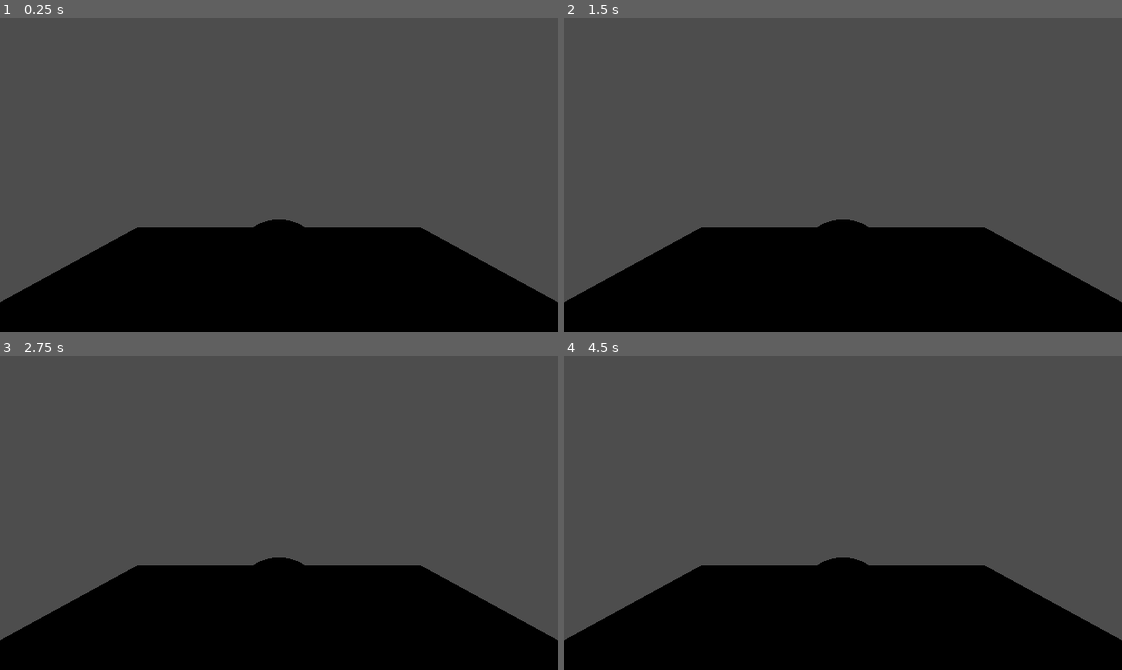
Above: before the commit, frames 1-4 (two rows, left to right).
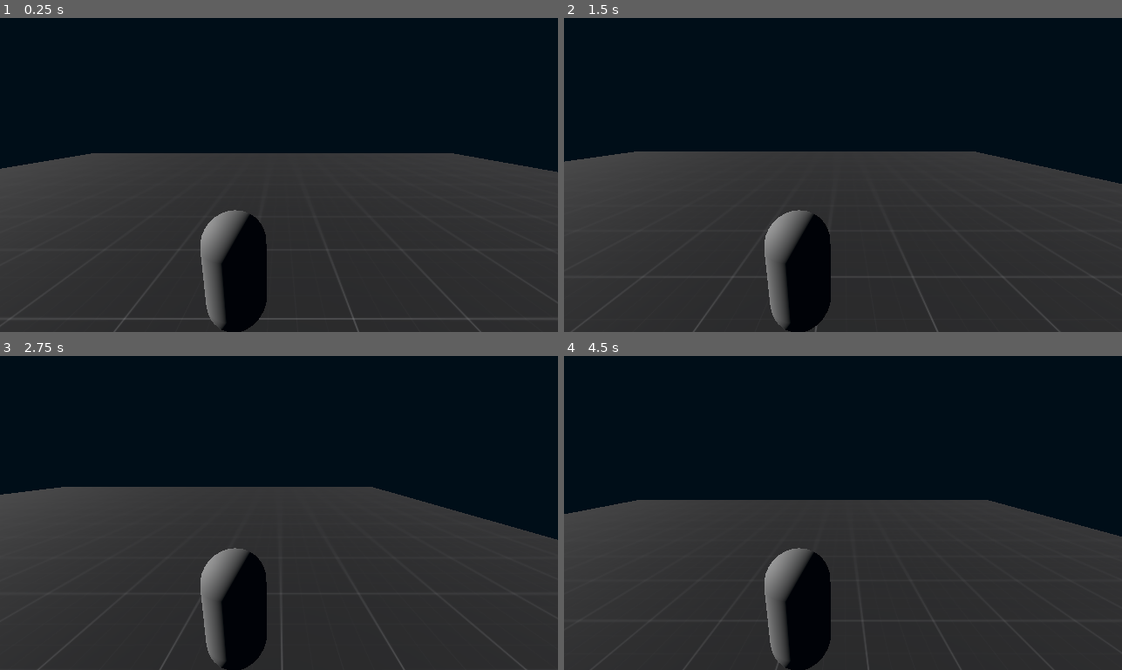
Above: after the commit, the same moments.

Repository: Space2Code/godot-metroidvania-project
Game: Godot game, scene res://maps/demos/test_area.tscn
The game is run twice, just before and just after one commit, with the same random seed, the same clock (stepped at 60 frames per second) and the same inputs.
Inputs (mouse positions are in pixels of both pictures, inside the frame that each line leads up to):
- Up to frame 1 (0.25 s): no input
- Up to frame 2 (1.5 s): tap Enter (ui_accept) at 0.5, 0.6, 0.77, 1.07, 1.35 s; move the mouse to (965, 159) at 0.52 s; hold D (Right, bound only after the commit) 0.53-1.28 s; move the mouse to (731, 190) at 1.27 s; hold S (Backwards, bound only after the commit) from 1.28 s (still down)
- Up to frame 3 (2.75 s): tap Enter (ui_accept) at 1.52, 1.82, 2.1 s; move the mouse to (334, 443) at 2.02 s; release S (Backwards, bound only after the commit) at 2.03 s; hold D (Right, bound only after the commit) from 2.03 s (still down)
- Up to frame 4 (4.5 s): move the mouse to (815, 575) at 2.77 s; release D (Right, bound only after the commit) at 2.78 s; hold W (Forwards, bound only after the commit) 2.78-3.53 s; tap Enter (ui_accept) at 2.85, 3.02, 3.32, 3.6, 3.77, 4.07, 4.35 s; move the mouse to (1010, 560) at 3.52 s; hold A (Left, bound only after the commit) from 3.53 s (still down); move the mouse to (675, 465) at 4.27 s

The runs differ from the first frame. In frame 1, 83% of the frame differs, in the area x 0-100%, y 0-100%; in frame 2, 83%; in frame 3, 84%; in frame 4, 86%.

Commit message:
New shit

Diff:
--- a/maps/demos/test_area.tscn
+++ b/maps/demos/test_area.tscn
@@ -1,18 +1,22 @@
-[gd_scene load_steps=6 format=3 uid="uid://dybobipnmvkvo"]
+[gd_scene load_steps=7 format=3 uid="uid://dybobipnmvkvo"]
 
 [ext_resource type="Texture2D" uid="uid://bbgc1071sv2vl" path="res://textures/dev/Dark/texture_01.png" id="1_u0leu"]
 [ext_resource type="PackedScene" uid="uid://cw1u8hgwv37ki" path="res://player.tscn" id="2_uaayw"]
 
 [sub_resource type="StandardMaterial3D" id="StandardMaterial3D_amqrc"]
 albedo_texture = ExtResource("1_u0leu")
-uv1_scale = Vector3(5, 5, 5)
+uv1_scale = Vector3(10, 10, 10)
 
 [sub_resource type="PlaneMesh" id="PlaneMesh_be18f"]
 material = SubResource("StandardMaterial3D_amqrc")
-size = Vector2(10, 10)
+size = Vector2(40, 40)
 
-[sub_resource type="ConcavePolygonShape3D" id="ConcavePolygonShape3D_baoae"]
-data = PackedVector3Array(5, 0, 5, -5, 0, 5, 5, 0, -5, -5, 0, 5, -5, 0, -5, 5, 0, -5)
+[sub_resource type="ConcavePolygonShape3D" id="ConcavePolygonShape3D_pj2mf"]
+data = PackedVector3Array(20, 0, 20, -20, 0, 20, 20, 0, -20, -20, 0, 20, -20, 0, -20, 20, 0, -20)
+
+[sub_resource type="Environment" id="Environment_5yypr"]
+background_mode = 1
+background_color = Color(0, 0.054902, 0.0941176, 1)
 
 [node name="Test_area" type="Node3D"]
 
@@ -23,7 +27,13 @@
 skeleton = NodePath("../..")
 
 [node name="CollisionShape3D" type="CollisionShape3D" parent="StaticBody3D"]
-shape = SubResource("ConcavePolygonShape3D_baoae")
+shape = SubResource("ConcavePolygonShape3D_pj2mf")
 
 [node name="Player" parent="." instance=ExtResource("2_uaayw")]
 transform = Transform3D(1, 0, 0, 0, 1, 0, 0, 0, 1, 0, 1, 0)
+
+[node name="WorldEnvironment" type="WorldEnvironment" parent="."]
+environment = SubResource("Environment_5yypr")
+
+[node name="DirectionalLight3D" type="DirectionalLight3D" parent="."]
+transform = Transform3D(-0.348309, 0.346611, -0.870943, -0.453568, 0.750797, 0.480188, 0.82034, 0.562285, -0.104298, -19.5074, 8.73763, 0)
--- /dev/null
+++ b/movement.gd
@@ -0,0 +1,36 @@
+extends CharacterBody3D
+
+const SPEED = 5.0
+const JUMP_VELOCITY = 4.5
+
+@onready var camera_pivot = $"Camera pivot"
+
+func _ready() -> void:
+	Input.mouse_mode = Input.MOUSE_MODE_CAPTURED
+
+func _physics_process(delta: float) -> void:
+	# Add the gravity.
+	if not is_on_floor():
+		velocity += get_gravity() * delta
+
+	# Handle jump.
+	if Input.is_action_just_pressed("ui_accept") and is_on_floor():
+		velocity.y = JUMP_VELOCITY
+
+	# Get the input direction and handle the movement/deceleration.
+	# As good practice, you should replace UI actions with custom gameplay actions.
+	var input_dir := Input.get_vector("Left", "Right", "Forwards", "Backwards")
+	var direction := (transform.basis * Vector3(input_dir.x, 0, input_dir.y)).normalized()
+	if direction:
+		velocity.x = direction.x * SPEED
+		velocity.z = direction.z * SPEED
+	else:
+		velocity.x = move_toward(velocity.x, 0, SPEED)
+		velocity.z = move_toward(velocity.z, 0, SPEED)
+
+	move_and_slide()
+
+func _input(event: InputEvent) -> void:
+	#Handels all the camera movement from left to right
+	if event is InputEventMouseMotion:
+		pass
--- a/player.tscn
+++ b/player.tscn
@@ -1,4 +1,6 @@
-[gd_scene load_steps=3 format=3 uid="uid://cw1u8hgwv37ki"]
+[gd_scene load_steps=4 format=3 uid="uid://cw1u8hgwv37ki"]
+
+[ext_resource type="Script" path="res://movement.gd" id="1_2o4ah"]
 
 [sub_resource type="CapsuleShape3D" id="CapsuleShape3D_m7eo5"]
 
@@ -7,6 +9,7 @@
 [node name="Player" type="Node3D"]
 
 [node name="CharacterBody3D" type="CharacterBody3D" parent="."]
+script = ExtResource("1_2o4ah")
 
 [node name="CollisionShape3D" type="CollisionShape3D" parent="CharacterBody3D"]
 shape = SubResource("CapsuleShape3D_m7eo5")
@@ -14,5 +17,8 @@
 [node name="MeshInstance3D" type="MeshInstance3D" parent="CharacterBody3D"]
 mesh = SubResource("CapsuleMesh_pcgnc")
 
-[node name="Camera3D" type="Camera3D" parent="."]
-transform = Transform3D(1, 0, 0, 0, 0.992658, 0.120951, 0, -0.120951, 0.992658, 0, 1.70642, 1.94796)
+[node name="Camera pivot" type="Marker3D" parent="CharacterBody3D"]
+transform = Transform3D(1, 0, 0, 0, 1, 0, 0, 0, 1, 0, 0.42723, 0)
+
+[node name="Camera3D" type="Camera3D" parent="CharacterBody3D/Camera pivot"]
+transform = Transform3D(1, 0, 0, 0, 0.968609, 0.248588, 0, -0.248588, 0.968609, 0.699074, 1.89255, 2.83586)
--- a/project.godot
+++ b/project.godot
@@ -20,4 +20,26 @@
 window/size/viewport_width=640
 window/size/viewport_height=360
 window/stretch/mode="viewport"
-window/stretch/aspect="expand"
+
+[input]
+
+Left={
+"deadzone": 0.5,
+"events": [Object(InputEventKey,"resource_local_to_scene":false,"resource_name":"","device":-1,"window_id":0,"alt_pressed":false,"shift_pressed":false,"ctrl_pressed":false,"meta_pressed":false,"pressed":false,"keycode":0,"physical_keycode":65,"key_label":0,"unicode":97,"location":0,"echo":false,"script":null)
+]
+}
+Right={
+"deadzone": 0.5,
+"events": [Object(InputEventKey,"resource_local_to_scene":false,"resource_name":"","device":-1,"window_id":0,"alt_pressed":false,"shift_pressed":false,"ctrl_pressed":false,"meta_pressed":false,"pressed":false,"keycode":0,"physical_keycode":68,"key_label":0,"unicode":100,"location":0,"echo":false,"script":null)
+]
+}
+Forwards={
+"deadzone": 0.5,
+"events": [Object(InputEventKey,"resource_local_to_scene":false,"resource_name":"","device":-1,"window_id":0,"alt_pressed":false,"shift_pressed":false,"ctrl_pressed":false,"meta_pressed":false,"pressed":false,"keycode":0,"physical_keycode":87,"key_label":0,"unicode":119,"location":0,"echo":false,"script":null)
+]
+}
+Backwards={
+"deadzone": 0.5,
+"events": [Object(InputEventKey,"resource_local_to_scene":false,"resource_name":"","device":-1,"window_id":0,"alt_pressed":false,"shift_pressed":false,"ctrl_pressed":false,"meta_pressed":false,"pressed":false,"keycode":0,"physical_keycode":83,"key_label":0,"unicode":115,"location":0,"echo":false,"script":null)
+]
+}
